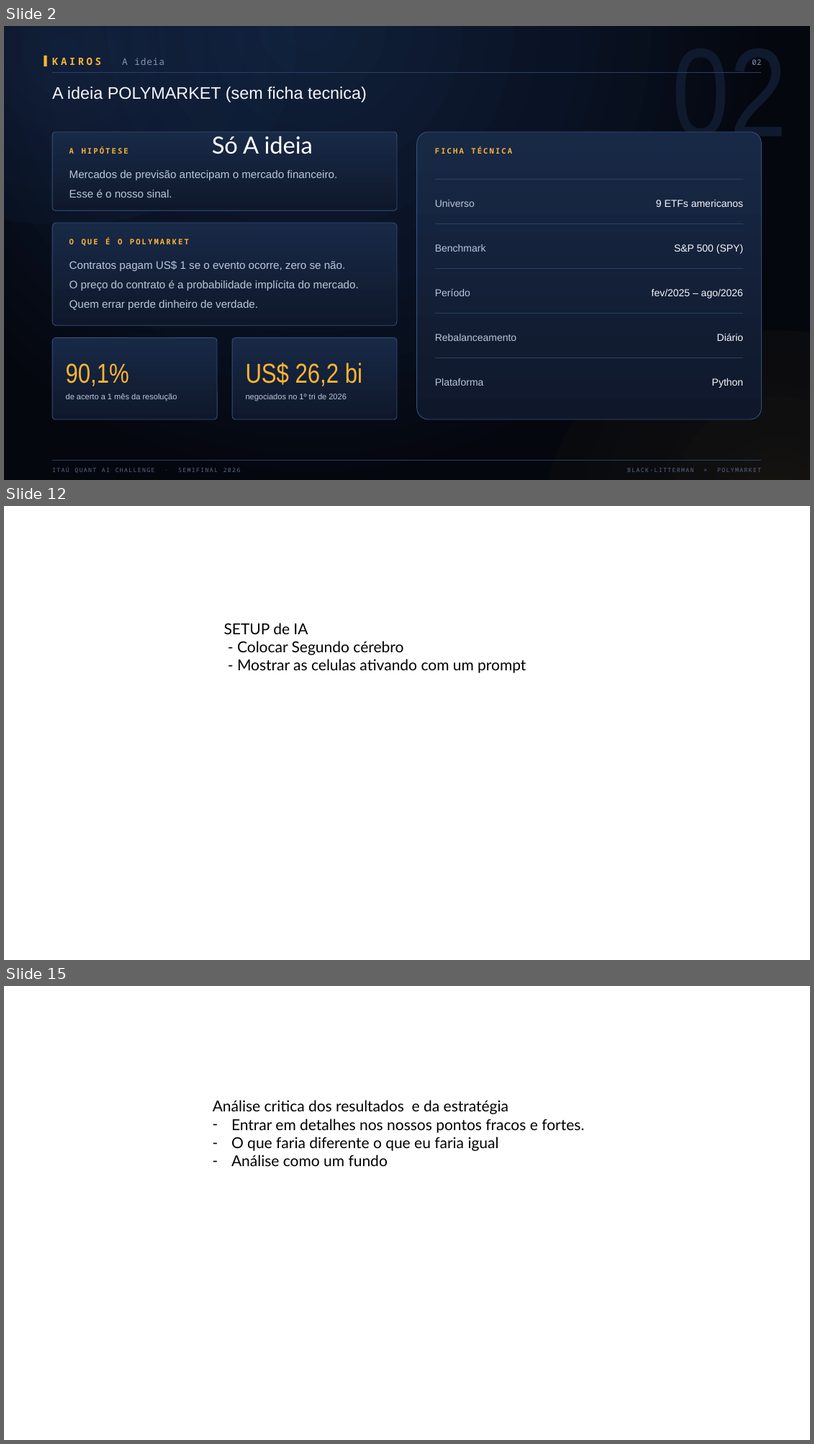
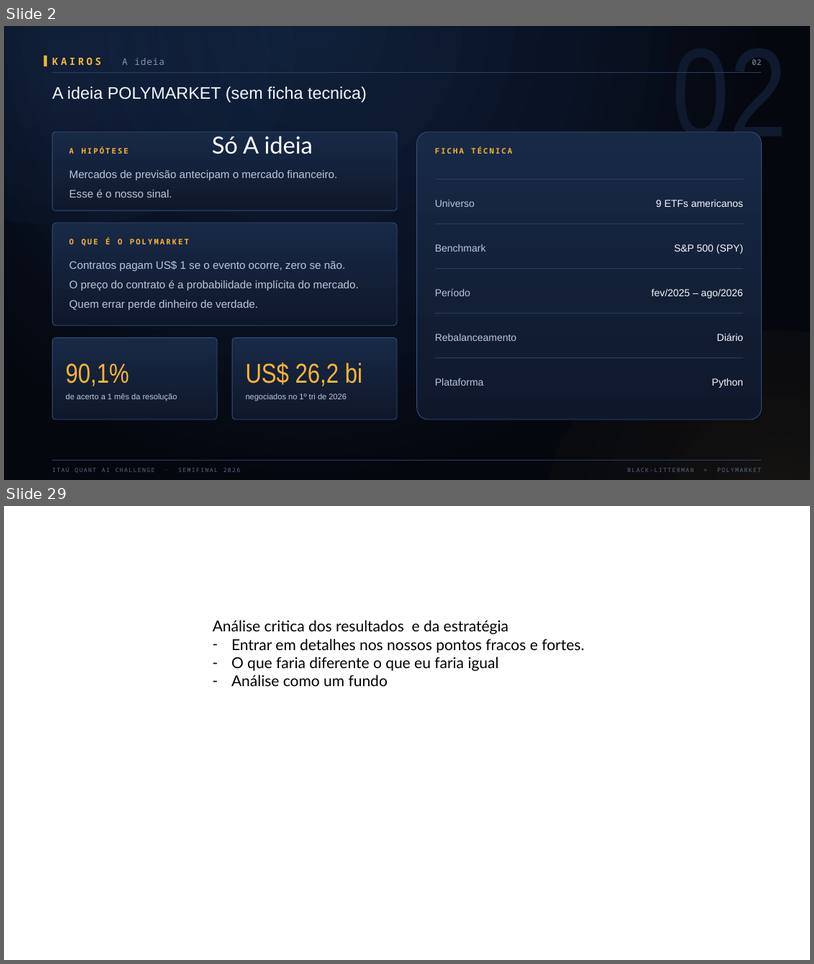
Before and after one commit to liahaller/Desafio-Quant-Itau, a slide deck: Final/fianl.pptx. Shown one above the other, each under a label of ours: slides 2, 12 and 15 before the commit, slides 2 and 29 after it; the slides between them are not shown. The pictures are 814x1444 and 814x964 pixels, drawn with LibreOffice and Linux fonts; fonts in the diff are those of the drawing. Boxes give left, top, right and bottom in pixels: in the first picture for what was removed or moved away, otherwise in the second. Text is boxed around its words. In the diff, an @@ line names an element or a change of style, - is before the commit and + after.

```diff
--- a/Final/fianl.pptx
+++ b/Final/fianl.pptx
@@ slide 12 removed at [4, 506, 810, 960], background #FFFFFF @@
@@ text removed at [224, 623, 526, 673] @@
-SETUP de IA
-- Colocar Segundo cérebro
-- Mostrar as celulas ativando com um prompt
@@ what was slide 15 is now slide 29 @@
```
Also in this commit, not shown: 4 slides changed, 23 slides added, 14 other slides removed.
